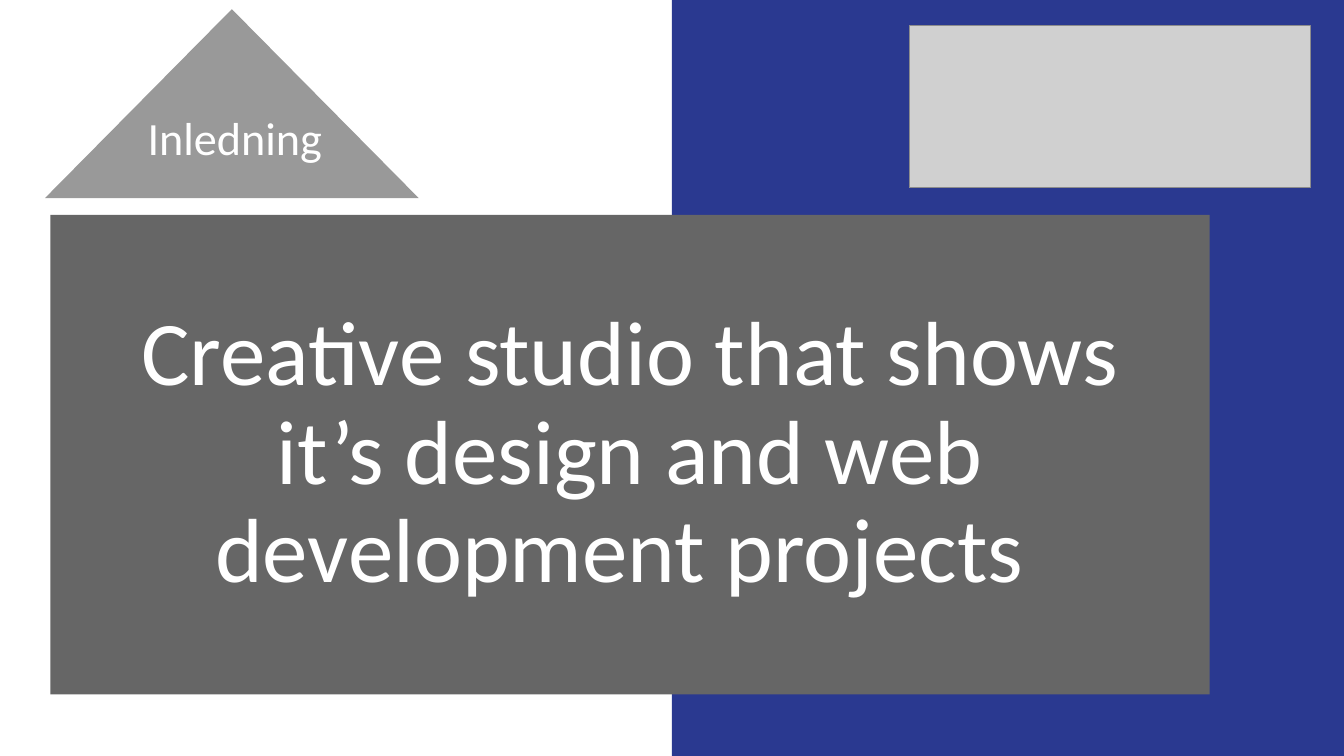
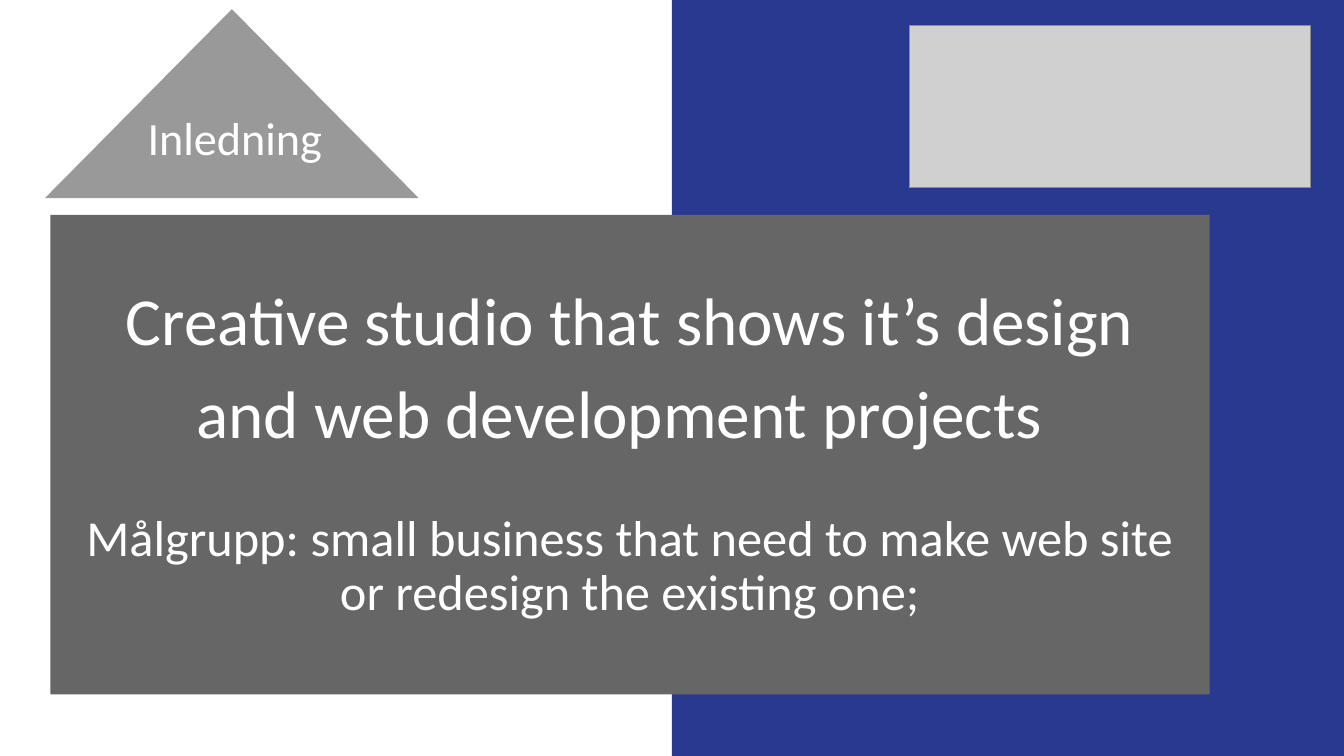
Before and after one commit to pritispoc/keyWorks-uppgift-4, a slide deck: slide 3 of docs/keyWords_presentation.pptx. Drawn at 1344x756 pixels with LibreOffice and Linux fonts; fonts in the diff are those of the drawing; grey boxes stand for pictures. Boxes give left, top, right and bottom in pixels: in the first picture for what was removed or moved away, otherwise in the second. Text is boxed around its words. In the diff, an @@ line names an element or a change of style, - is before the commit and + after.

```diff
--- a/docs/keyWords_presentation.pptx
+++ b/docs/keyWords_presentation.pptx
@@ text in rectangle at [126, 298, 1133, 450]: size 65 to 48 pt in "Creative studio that shows it’s design and ..." @@
@@ text in rectangle at [86, 520, 1173, 619]: paragraph added @@
+Målgrupp: small business that need to make web site or redesign the existing one;
```
Also in this commit, not shown: 2 other files.
